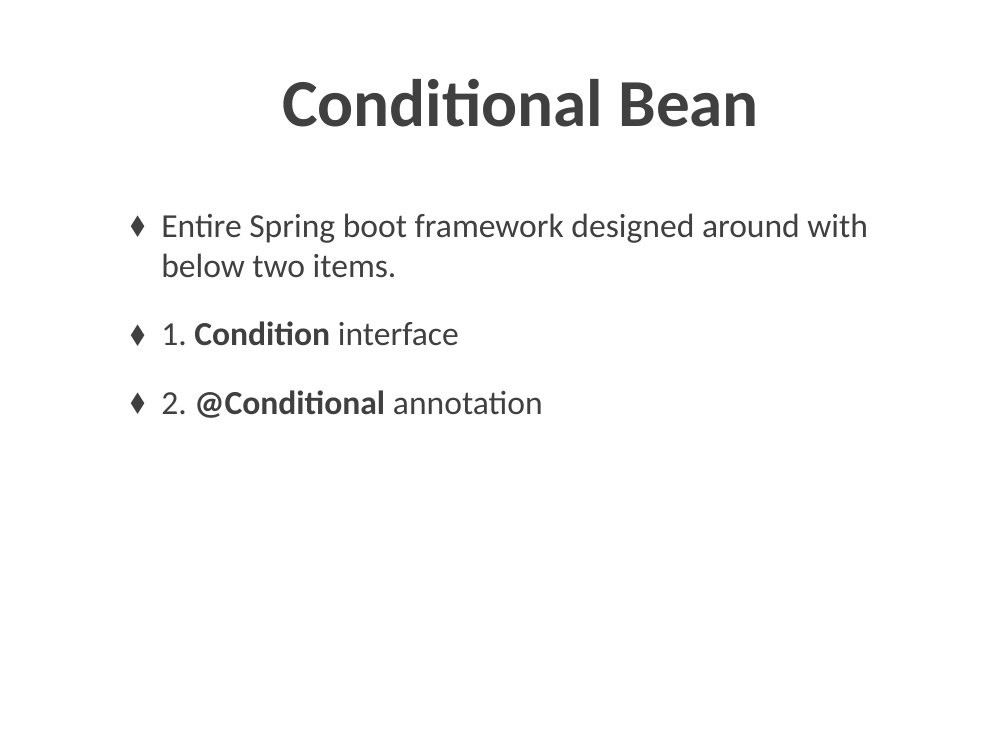
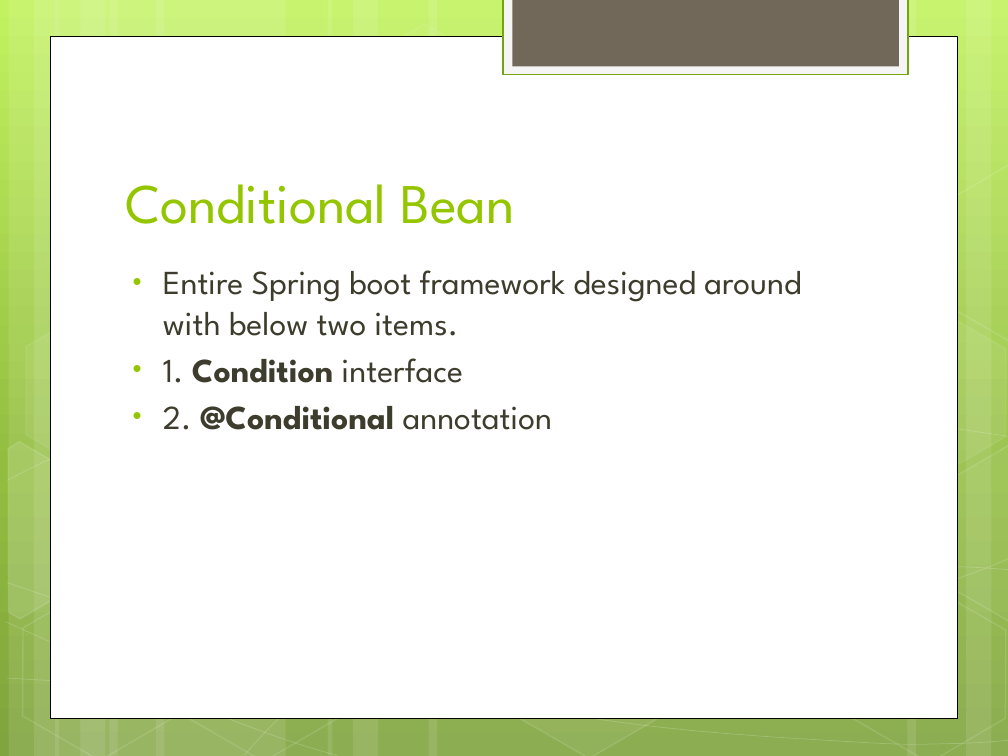
Before and after one commit to trvajjala/interview-preparation, a slide deck: slide 7 of documents/SpringCoreConcepts.pptx (slide 6 before the commit). Drawn at 1008x756 pixels with LibreOffice and Linux fonts; fonts in the diff are those of the drawing; background and template pictures are left out. Boxes give left, top, right and bottom in pixels: in the first picture for what was removed or moved away, otherwise in the second. Text is boxed around its words. In the diff, an @@ line names an element or a change of style, - is before the commit and + after.

```diff
--- a/documents/SpringCoreConcepts.pptx
+++ b/documents/SpringCoreConcepts.pptx
@@ background picture (left out) to gradient #C3F35F to #93BF3F to #81A53E @@
@@ rectangle added at (503, 0, 908, 75), fill #F5F5F5, outline #74A510 1.25 pt @@
@@ rectangle added at (512, 0, 898, 67), fill #71685A @@
@@ rectangle added at (50, 36, 958, 718), fill #FFFFFF, outline #000000 0.5 pt @@
@@ title "Conditional Bean": place and size @@
-title "Conditional Bean" at (282, 79, 759, 127)
+title "Conditional Bean" at (125, 184, 515, 224)
@@ title "Conditional Bean" at (125, 184, 515, 224): size 48 to 40 pt, font Calibri to League Spartan, text colour #404040 to #94C600, bold off; alignment centre to left; line spacing 52pt to 1; vertical alignment middle to bottom @@
@@ group added at (0, 0, 1008, 756): 12 rectangles, 8 freeform shapes, 8 hexagons @@
@@ text "Entire Spring boot framework designed ...": place and size @@
-text "Entire Spring boot framework designed ..." at (161, 213, 868, 418)
+text "Entire Spring boot framework designed ..." at (163, 270, 801, 430)
@@ text "Entire Spring boot framework designed ..." at (163, 270, 801, 430): font Calibri to League Spartan, text colour #404040 to #3E3D2D; bullet ⬧ to •; less space between paragraphs @@
```
Also in this commit, not shown: 12 other slides changed, 5 slides added, 11 other files.
